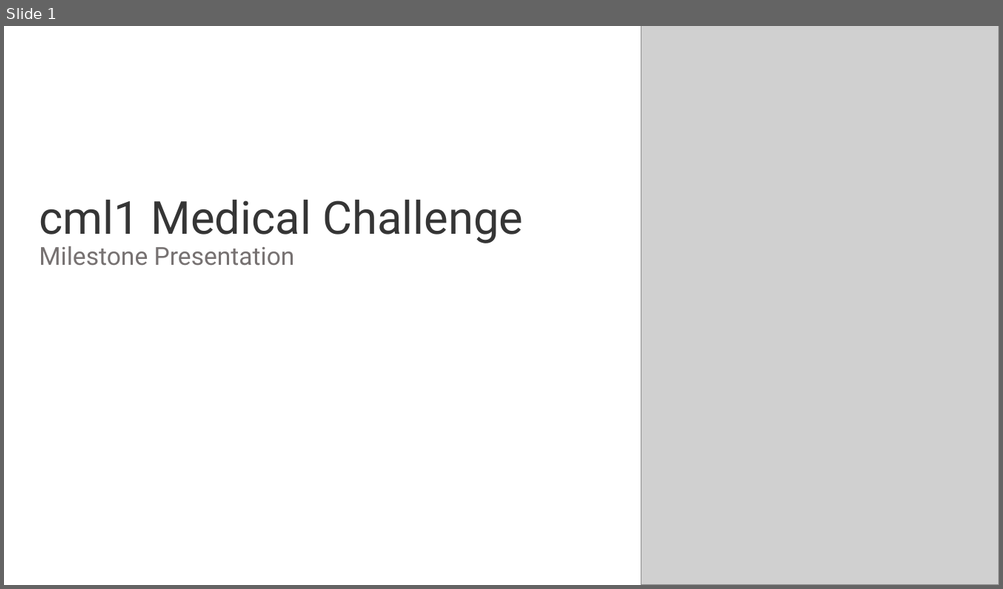
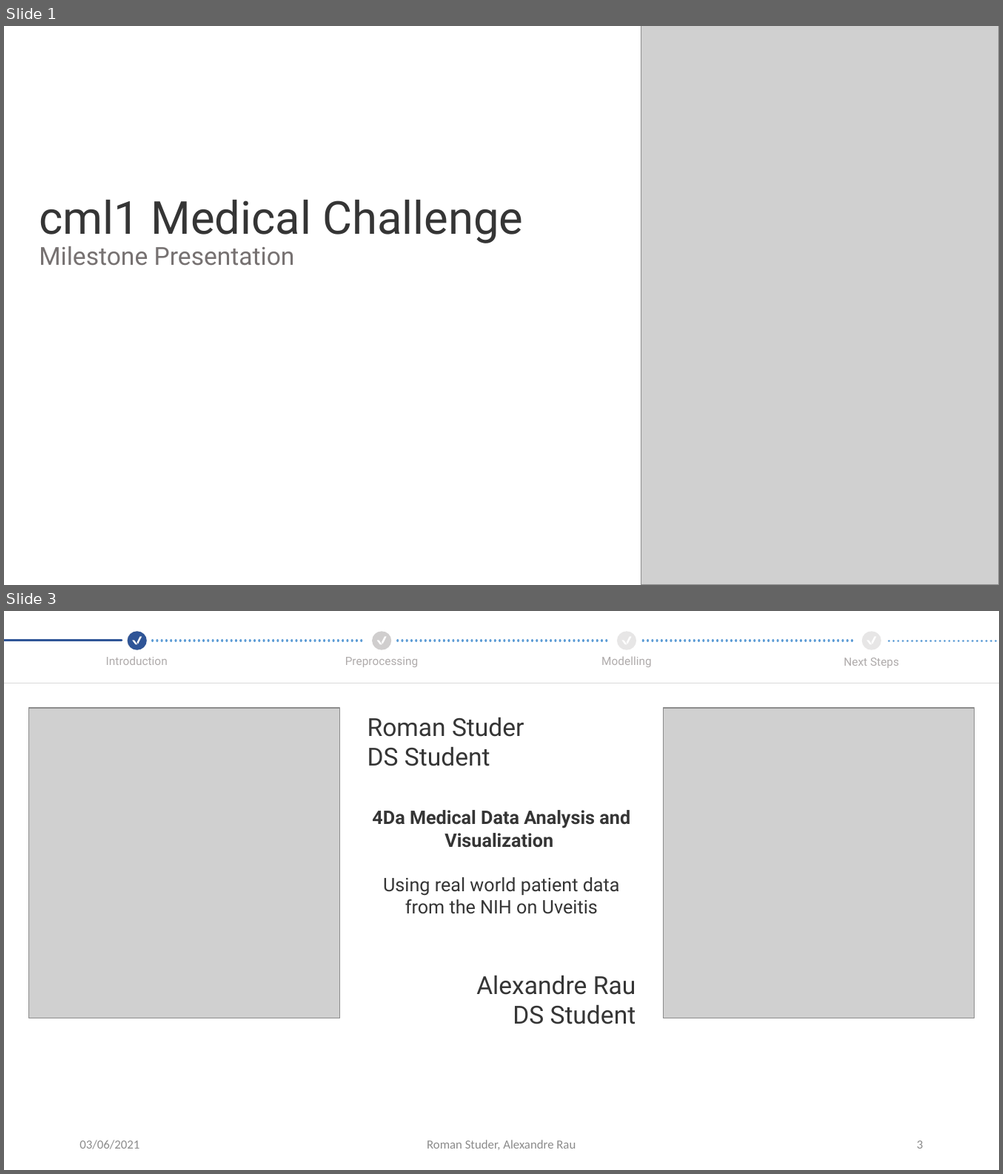
Before and after one commit to CrawTheOne/mirror_-fhnw_ds_fs2021_medical_challenge, a slide deck: presentation/Milestone_Presentation.pptx. Shown one above the other, each under a label of ours: slide 1 before the commit, slides 1 and 3 after it; the slides between them are not shown. The pictures are 1003x589 and 1003x1174 pixels, drawn with LibreOffice and Linux fonts; fonts in the diff are those of the drawing; grey boxes stand for pictures. Boxes give left, top, right and bottom in pixels: in the first picture for what was removed or moved away, otherwise in the second. Text is boxed around its words. In the diff, an @@ line names an element or a change of style, - is before the commit and + after.

```diff
--- a/presentation/Milestone_Presentation.pptx
+++ b/presentation/Milestone_Presentation.pptx
@@ slide 3 added at [4,611,999,1170], background #FFFFFF @@
@@ freeform shape added at [127,631,147,649], fill #D0CECE @@
@@ freeform shape added at [127,631,147,649], fill #2F5597 @@
@@ freeform shape added at [372,631,391,649], fill #D0CECE @@
@@ freeform shape added at [617,631,636,649], fill #E7E6E6 @@
@@ freeform shape added at [862,631,882,649], fill #E7E6E6 @@
@@ line added from (4, 640) to (121, 640), #5B9BD5 2.25 pt dashed @@
@@ line added from (4, 640) to (121, 640), #2F5597 2.5 pt @@
@@ line added from (153, 641) to (365, 641), #5B9BD5 2.25 pt dashed @@
@@ line added from (397, 641) to (610, 641), #5B9BD5 2.25 pt dashed @@
@@ line added from (643, 641) to (855, 641), #5B9BD5 2.25 pt dashed @@
@@ line added from (889, 641) to (999, 641), #5B9BD5 2.25 pt dashed @@
@@ text added at [106,657,168,665], 11 pt, text #AFABAB @@
+Introduction
@@ text added at [345,657,418,667], 11 pt, text #AFABAB @@
+Preprocessing
@@ text added at [601,657,652,667], 11 pt, text #AFABAB @@
+Modelling
@@ text added at [843,658,899,668], 11 pt, text #AFABAB @@
+Next Steps
@@ line added from (4, 683) to (999, 683), #D9D9D9 0.5 pt @@
@@ picture added at [28,708,340,1019] @@
@@ text added at [367,717,524,766], 24 pt, text #353535 @@
+Roman Studer
+DS Student
@@ picture added at [663,708,974,1019] @@
@@ text added at [372,810,630,914], 18 pt, text #353535 @@
+4Da Medical Data Analysis and Visualization
+Using real world patient data from the NIH on Uveitis
@@ text added at [476,975,636,1025], 24 pt, text #353535 @@
+Alexandre Rau
+DS Student
@@ text added at [79,1140,139,1150], 12 pt, text #8C8C8C @@
+03/06/2021
@@ text added at [427,1140,575,1150], 12 pt, text #8C8C8C @@
+Roman Studer, Alexandre Rau
@@ page number added at [916,1141,922,1149], 12 pt, text #8C8C8C @@
+3
```
Also in this commit, not shown: 6 slides changed, 1 other file.
